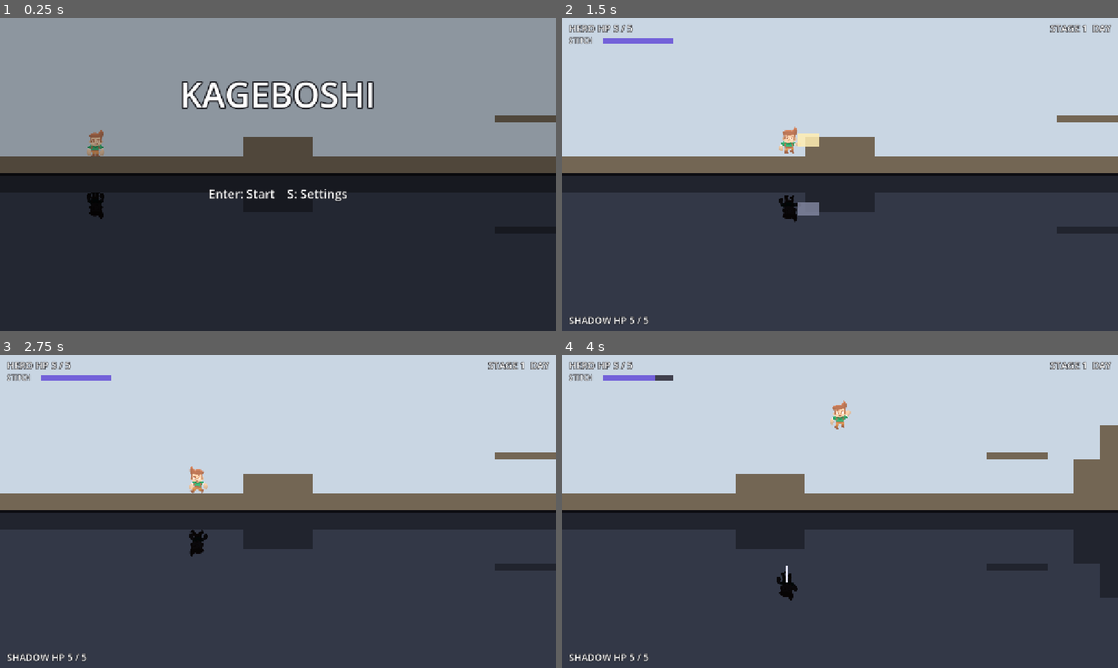
Above: before the commit, frames 1-4 (two rows, left to right).
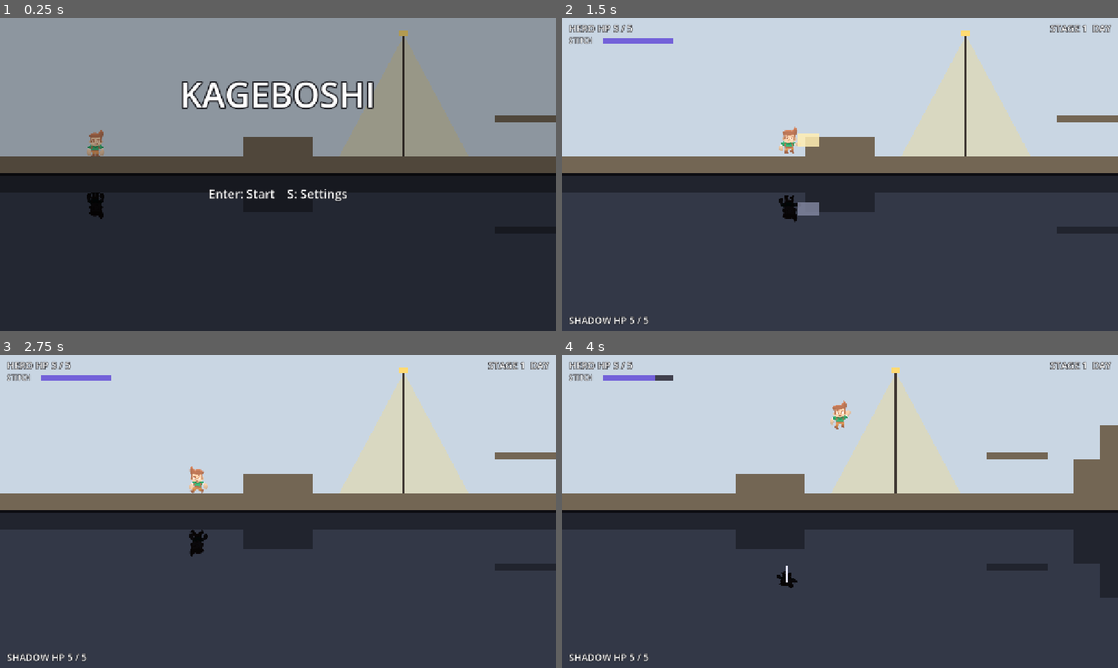
Above: after the commit, the same moments.

Repository: bannzai/kageboshi
Game: Godot game, scene res://scenes/main.tscn
Two runs of this game, one before a commit and one after it. Both use one fixed random seed, a clock stepped at 60 frames per second and the inputs below.
Inputs (mouse positions are in pixels of both pictures, inside the frame that each line leads up to):
- Up to frame 1 (0.25 s): no input
- Up to frame 2 (1.5 s): tap Enter (confirm) at 0.5 s; move the mouse to (962, 158) at 0.52 s; hold Right (move_right) from 0.53 s (still down); tap J (attack) at 0.6, 1.35 s; click (962, 158) at 0.67 s; tap Space (jump) at 0.77 s; move the mouse to (728, 190) at 1.27 s
- Up to frame 3 (2.75 s): tap Space (jump) at 1.52 s; move the mouse to (333, 442) at 2.02 s; release Right (move_right) at 2.03 s; hold Left (move_left) from 2.03 s (still down); tap Enter (confirm) at 2.1 s; tap J (attack) at 2.3 s
- Up to frame 4 (4 s): move the mouse to (812, 574) at 2.77 s; release Left (move_left) at 2.78 s; hold Right (move_right) from 2.78 s (still down); tap L (pin_hero) at 2.85 s; click (812, 574) at 2.92 s; tap Space (jump) at 3.02, 3.77 s; tap J (attack) at 3.05, 3.8 s; move the mouse to (1006, 558) at 3.52 s; hold K (pin_shadow) from 3.53 s (still down)

The runs differ from the first frame. In frame 1, 0.2% of the frame differs, in the area x 71-74%, y 4-45%; in frame 2, 4.5%; in frame 3, 4.5%; in frame 4, 4.7%, in the area x 38-72%, y 4-79%.

Commit message:
光源の影響を物理どおりにする: 影を鏡写しにせず、光源から遠ざかる向きに伸ばす
- scripts/light.gd: 鏡写し (shadow_center_x) と向きの反転 (shadow_direction) を廃止し、影響範囲を光源の左右
  zone の幅にする。影が伸びる向き (stretch_direction) と、光源から遠ざかる向きを向いた時だけ倍率を掛ける
  攻撃のリーチの倍率 (reach_scale_at) を足す。光源の真下は倍率 1
- scripts/main.gd: 影の足元は影響範囲でも主人公の真下のまま。影の向きは主人公と同じ。光の三角形を光源の
  両側に描く。反転区間の範囲 (shadow_reverse_range) を、影響範囲で主人公が動く範囲 (light_zone_range) に置き換える
- scripts/stages.gd: 両側が影響範囲になるため、各ステージの光源の位置と zone を、地形と敵の往復の範囲に
  重ならない平らな所へ置き直す

Diff:
--- a/scripts/light.gd
+++ b/scripts/light.gd
@@ -1,10 +1,10 @@
 extends RefCounted
-## 光源による影のずれの計算。光源は scripts/stage.gd の LIGHTS の形 ({"x", "height", "zone"}) で渡す。
-## 主人公の体の中心が光源をまたいだ先の反転区間にいる間だけ、影の左右の動きが主人公と逆になり (光源の x を軸に
-## 折り返す)、光源の高さで決まる倍率で影の移動量・見た目の長さ・攻撃のリーチが伸び縮みする。
-## 反転区間の外では影は主人公と同期する (反転区間を抜けた時点で影は主人公の真下へ戻る)。
+## 光源による影の伸び縮みの計算。光源は scripts/stage.gd の LIGHTS の形 ({"x", "height", "zone"}) で渡す。
+## 主人公の体の中心が光源の左右 zone の幅 (影響範囲) にいる間だけ、影は光源から遠ざかる向きに伸び、光源の高さで
+## 決まる倍率で影の見た目の長さと、光源から遠ざかる向きへの攻撃のリーチが伸び縮みする。光源に近づく向きへの攻撃の
+## リーチと、光源の真下の影は主人公と同じ。影の足元の位置と向きは影響範囲の中でも主人公と同期したまま変わらない。
 
-## 倍率 1 (主人公と同じ移動量・長さ・リーチ) になる光源の高さ (px)。上の画面の地面から上端までの高さ (320 px) の
+## 倍率 1 (主人公と同じ長さ・リーチ) になる光源の高さ (px)。上の画面の地面から上端までの高さ (320 px) の
 ## 半分にし、画面に描ける光源の高さの中央を基準にする。上端近くの高い光源で約 0.5 倍、地面近くの低い光源で 2 倍になる
 const STANDARD_HEIGHT: float = 160.0
 ## 倍率の下限。上の画面の上端 (地面から 320 px) の光源の倍率で、これより高い光源 (真上の光源) でも影の攻撃のリーチが
@@ -15,41 +15,42 @@
 const MAX_SCALE: float = 2.0
 
 
-## 主人公の体の中心が hero_center_x の時、x が light_x の光源のどちら側にいるか (-1 = 左、1 = 右)。
-## 光源の真下は、またいだ側 (右) とする
+## 主人公の体の中心が hero_center_x の時、x が light_x の光源のどちら側にいるか (-1 = 左、1 = 右、0 = 真下)。
+## 影はこの向き (光源から遠ざかる向き) に伸びる
 static func side_of(light_x: float, hero_center_x: float) -> float:
-	return 1.0 if hero_center_x >= light_x else -1.0
+	return signf(hero_center_x - light_x)
 
 
-## lights のうち、主人公の体の中心が hero_center_x の時にその反転区間 (光源の x から右へ zone の幅) に主人公がいる光源。
-## どの反転区間にもいなければ空
+## lights のうち、主人公の体の中心が hero_center_x の時にその影響範囲 (光源の x から左右へ zone の幅) に主人公が
+## いる光源。どの影響範囲にもいなければ空
 static func active_light(hero_center_x: float, lights: Array[Dictionary]) -> Dictionary:
 	for light: Dictionary in lights:
-		if side_of(light["x"], hero_center_x) > 0.0 and hero_center_x < light["x"] + light["zone"]:
+		if absf(hero_center_x - light["x"]) < light["zone"]:
 			return light
 	return {}
 
 
-## 地面からの高さが height (px) の光源の、影の移動量・見た目の長さ・攻撃のリーチに掛ける倍率。低い光源ほど大きい
+## 地面からの高さが height (px) の光源の、影の見た目の長さ・攻撃のリーチに掛ける倍率。低い光源ほど大きい
 static func shadow_scale(height: float) -> float:
 	return clampf(STANDARD_HEIGHT / height, MIN_SCALE, MAX_SCALE)
 
 
-## 主人公の体の中心が hero_center_x の時の影の倍率。反転区間の外は 1
-static func shadow_scale_at(hero_center_x: float, lights: Array[Dictionary]) -> float:
+## 主人公の体の中心が hero_center_x の時に影が伸びる向き (-1 = 左、1 = 右)。影響範囲の外と光源の真下では 0
+static func stretch_direction(hero_center_x: float, lights: Array[Dictionary]) -> float:
 	var light: Dictionary = active_light(hero_center_x, lights)
-	return 1.0 if light.is_empty() else shadow_scale(light["height"])
+	return 0.0 if light.is_empty() else side_of(light["x"], hero_center_x)
 
 
-## 主人公の体の中心が hero_center_x の時の、主人公に対する影の左右の向き (1 = 同じ、-1 = 逆)
-static func shadow_direction(hero_center_x: float, lights: Array[Dictionary]) -> float:
-	return 1.0 if active_light(hero_center_x, lights).is_empty() else -1.0
+## 主人公の体の中心が hero_center_x の時の影の見た目の長さの倍率。影響範囲の外と光源の真下では 1
+static func shadow_scale_at(hero_center_x: float, lights: Array[Dictionary]) -> float:
+	if stretch_direction(hero_center_x, lights) == 0.0:
+		return 1.0
+	return shadow_scale(active_light(hero_center_x, lights)["height"])
 
 
-## 主人公の体の中心が hero_center_x の時の影の体の中心の x。反転区間では、主人公が光源から右へ離れた距離に倍率を
-## 掛けて光源の左へ写す (光源をまたいだ瞬間は主人公と同じ位置で、そこから逆へ動く)。反転区間の外は主人公と同じ
-static func shadow_center_x(hero_center_x: float, lights: Array[Dictionary]) -> float:
-	var light: Dictionary = active_light(hero_center_x, lights)
-	if light.is_empty():
-		return hero_center_x
-	return light["x"] - (hero_center_x - light["x"]) * shadow_scale(light["height"])
+## 主人公の体の中心が hero_center_x で facing (-1 = 左、1 = 右) を向いている時の影の攻撃のリーチの倍率。
+## 影が伸びる向き (光源から遠ざかる向き) を向いている時だけ影の長さの倍率で、それ以外は 1
+static func reach_scale_at(hero_center_x: float, facing: float, lights: Array[Dictionary]) -> float:
+	if facing != stretch_direction(hero_center_x, lights):
+		return 1.0
+	return shadow_scale_at(hero_center_x, lights)
--- a/scripts/main.gd
+++ b/scripts/main.gd
@@ -1,8 +1,8 @@
 extends Node2D
 ## 上下 2 画面の横スクロール。上の画面に主人公と地形、下の画面に影と同じ形の地形を置き、
 ## 1 台のカメラで上下を同じ横スクロール量で映す。下の画面は仕切り線を軸に上下逆さまに描き、主人公と影が足元を
-## 向かい合わせる (bottom_lane)。影は主人公と同じ動き・同じ攻撃をし、光源をまたいだ先の反転区間でだけ
-## 左右の動きが逆になり、光源の高さで伸び縮みする (scripts/light.gd)。
+## 向かい合わせる (bottom_lane)。影は主人公と同じ動き・同じ攻撃をし、光源の左右の影響範囲では光源から遠ざかる
+## 向きに、光源の高さで決まる倍率だけ伸び縮みする (scripts/light.gd)。
 ## 影縫いで影か主人公を縫い止めると上下の位置がずれ、引き寄せで同期に戻る (scripts/shadow_stitch.gd)。
 ## 敵 (地面を歩く敵と空を飛ぶ敵) は上下どちらの画面にも出て、上の画面の敵が主人公に触れると主人公の体力、
 ## 下の画面の敵が影に触れると影の体力 (GameState) が減る。
@@ -17,7 +17,7 @@
 const Stage := preload("res://scripts/stage.gd")
 ## ステージごとの BGM
 const StageBgm := preload("res://scripts/stage_bgm.gd")
-## 光源による影の反転と倍率の計算
+## 光源による影の伸び縮みの計算
 const Light := preload("res://scripts/light.gd")
 ## 主人公のスクリプト (体の大きさ・攻撃の範囲と 1 物理フレームの進め方)
 const Hero := preload("res://scripts/hero.gd")
@@ -54,9 +54,9 @@
 const SYNC_EFFECT_TIME: float = 0.6
 ## 光源の柱の色
 const LAMP_POST_COLOR: Color = Color(0.25, 0.22, 0.2, 1.0)
-## 光源の灯りと、反転区間を照らす光の色
+## 光源の灯りと、影響範囲を照らす光の色
 const LAMP_LIGHT_COLOR: Color = Color(1.0, 0.86, 0.45, 1.0)
-## 上の画面で反転区間を照らす光の不透明度 (地形・敵が透けて見える薄さにする)
+## 上の画面で影響範囲を照らす光の不透明度 (地形・敵が透けて見える薄さにする)
 const LAMP_BEAM_ALPHA: float = 0.3
 ## ゴールの目印の色
 const GOAL_COLOR: Color = Color(1.0, 0.82, 0.25, 0.45)
@@ -131,7 +131,7 @@
 @onready var top_terrain: Node2D = $TopTerrain
 ## 下の画面の地形 (見た目だけ) を入れる親。上の画面 1 つ分下にずらしてある
 @onready var bottom_terrain: Node2D = $BottomLane/BottomTerrain
-## 上の画面の光源と反転区間を照らす光 (見た目だけ) を入れる親
+## 上の画面の光源と影響範囲を照らす光 (見た目だけ) を入れる親
 @onready var lights: Node2D = $Lights
 ## 敵を入れる親。Combat.Lane で引く (上の画面の敵は Enemies、下の画面の敵は BottomLane/Enemies)
 @onready var lane_enemies: Array[Node2D] = [$Enemies as Node2D, $BottomLane/Enemies as Node2D]
@@ -302,15 +302,19 @@
 	return rect
 
 
-## ステージの光源 (Stage.lights) ごとに、上の画面に光源 (柱と灯り) と反転区間を照らす光を置く (反転区間の予兆)。
-## 主人公は画面の中央にいるため、反転区間は入る半画面前から見える
+## ステージの光源 (Stage.lights) ごとに、上の画面に光源 (柱と灯り) と、光源の左右の影響範囲を照らす光を置く
+## (影響範囲の予兆)。主人公は画面の中央にいるため、影響範囲は入る半画面前から見える
 func _build_lights() -> void:
 	for light: Dictionary in stage.lights:
 		var x: float = light["x"]
 		var lamp_y: float = Stage.GROUND_Y - light["height"]
 		var beam: Polygon2D = Polygon2D.new()
 		beam.polygon = PackedVector2Array(
-			[Vector2(x, lamp_y), Vector2(x, Stage.GROUND_Y), Vector2(x + light["zone"], Stage.GROUND_Y)]
+			[
+				Vector2(x, lamp_y),
+				Vector2(x - light["zone"], Stage.GROUND_Y),
+				Vector2(x + light["zone"], Stage.GROUND_Y)
+			]
 		)
 		beam.color = Color(LAMP_LIGHT_COLOR, LAMP_BEAM_ALPHA)
 		lights.add_child(beam)
@@ -347,7 +351,7 @@
 
 ## 主人公が動いた後の影のずれを、縫い止め・引き寄せに合わせて進める。同期している間はゲージを回復する
 func _move_shadow_offset(direction: float, delta: float) -> void:
-	var synced: Vector2 = shadow_position(hero.position, stage.lights)
+	var synced: Vector2 = shadow_position(hero.position)
 	match pin:
 		ShadowStitch.Pin.SHADOW:
 			shadow_offset = ShadowStitch.pinned_offset(pinned_position, synced, stage.width)
@@ -364,15 +368,15 @@
 				game_state.recover_gauge(delta)
 
 
-## 影の位置・長さ・向き・姿・攻撃は、主人公と主人公がいる反転区間の光源から導いた同期中の影に、影縫いのずれを
+## 影の位置・長さ・姿・攻撃は、主人公と主人公がいる影響範囲の光源から導いた同期中の影に、影縫いのずれを
 ## 足して導く (.claude/rules/shadow-position-derived-from-hero.md)。影の体の見た目は主人公の体の見た目と同じ
-## アニメーションの同じ枚目を、影の体の矩形の足元の中央に置き、高さを矩形の高さに合わせて伸び縮みさせる
+## アニメーションの同じ枚目を同じ向きで、影の体の矩形の足元の中央に置き、高さを矩形の高さに合わせて伸び縮みさせる
 func _sync_shadow() -> void:
-	shadow.position = shadow_position(hero.position, stage.lights) + shadow_offset
+	shadow.position = shadow_position(hero.position) + shadow_offset
 	var body: Rect2 = shadow_body_rect(hero.position, stage.lights, shadow_offset)
 	shadow_body.position = Vector2(body.get_center().x, body.end.y) - shadow.position
 	shadow_body.scale = Vector2(hero.body.scale.x, hero.body.scale.y * body.size.y / Hero.SIZE.y)
-	shadow_body.flip_h = shadow_facing(hero.position, hero.facing, stage.lights) < 0.0
+	shadow_body.flip_h = hero.facing < 0.0
 	shadow_body.animation = hero.body.animation
 	shadow_body.frame = hero.body.frame
 	var attack: Rect2 = shadow_attack_area(hero.position, hero.facing, stage.lights, shadow_offset)
@@ -548,26 +552,21 @@
 	return "    ".join(parts)
 
 
-## 体の左上が hero_position の主人公の、光源が lights (Stage.lights の形) のステージでの同期中の影の位置
-## (伸び縮みさせる前の、主人公と同じ大きさの体の左上)。上の画面 1 つ分下で、横は主人公の体の中心を
-## Light.shadow_center_x() で写した位置 (反転区間の外は主人公と同じ)。
+## 体の左上が hero_position の主人公の同期中の影の位置 (伸び縮みさせる前の、主人公と同じ大きさの体の左上)。
+## 主人公の上の画面 1 つ分下で、光源の影響範囲でも変わらない。
 ## 影縫いでずれている間の影は、ここから shadow_offset だけ離れる
-static func shadow_position(hero_position: Vector2, lights: Array[Dictionary]) -> Vector2:
-	var half_width: float = Hero.SIZE.x / 2.0
-	return Vector2(
-		Light.shadow_center_x(hero_position.x + half_width, lights) - half_width,
-		hero_position.y + SCREEN_HEIGHT
-	)
-
-
-## 体の左上が hero_position の主人公の、光源が lights のステージで影縫いのずれが offset の影の体の矩形。
-## 足元と横位置は shadow_position() から offset だけ離れた体と同じで、高さを主人公がいる光源の倍率で伸び縮みさせる
-## (敵との接触もこの矩形で判定する)。offset の既定の ZERO は影縫いでずれていない同期中の影を表し、
+static func shadow_position(hero_position: Vector2) -> Vector2:
+	return hero_position + Vector2(0.0, SCREEN_HEIGHT)
+
+
+## 体の左上が hero_position の主人公の、光源が lights (Stage.lights の形) のステージで影縫いのずれが offset の
+## 影の体の矩形。足元と横位置は shadow_position() から offset だけ離れた体と同じで、高さを主人公がいる光源の倍率で
+## 伸び縮みさせる (敵との接触もこの矩形で判定する)。offset の既定の ZERO は影縫いでずれていない同期中の影を表し、
 ## 同期中の影だけを確かめる検証 (scripts/dev/selfcheck.gd の光源の検証) から省いて呼べるようにする
 static func shadow_body_rect(
 	hero_position: Vector2, lights: Array[Dictionary], offset: Vector2 = Vector2.ZERO
 ) -> Rect2:
-	var at: Vector2 = shadow_position(hero_position, lights) + offset
+	var at: Vector2 = shadow_position(hero_position) + offset
 	var height: float = (
 		Hero.SIZE.y * Light.shadow_scale_at(hero_position.x + Hero.SIZE.x / 2.0, lights)
 	)
@@ -575,35 +574,28 @@
 
 
 ## 体の左上が hero_position で hero_facing を向いている主人公の、光源が lights のステージで影縫いのずれが
-## offset の影の攻撃の範囲。影の体 (shadow_position() から offset だけ離れた位置) から出る。反転区間では主人公と
-## 逆を向き、リーチは光源の倍率で伸び縮みする。高さは主人公と同じ (足元から同じ高さに出て、地面に立つ敵に届く)。
-## offset の既定の ZERO の意図は shadow_body_rect() と同じ
+## offset の影の攻撃の範囲。影の体 (shadow_position() から offset だけ離れた位置) から主人公と同じ向きに出て、
+## 光源から遠ざかる向きを向いている時だけリーチが光源の倍率で伸び縮みする。高さは主人公と同じ (足元から同じ高さに
+## 出て、地面に立つ敵に届く)。offset の既定の ZERO の意図は shadow_body_rect() と同じ
 static func shadow_attack_area(
 	hero_position: Vector2,
 	hero_facing: float,
 	lights: Array[Dictionary],
 	offset: Vector2 = Vector2.ZERO
 ) -> Rect2:
+	var center_x: float = hero_position.x + Hero.SIZE.x / 2.0
 	return Hero.attack_area(
-		shadow_position(hero_position, lights) + offset,
-		shadow_facing(hero_position, hero_facing, lights),
-		Hero.ATTACK_REACH * Light.shadow_scale_at(hero_position.x + Hero.SIZE.x / 2.0, lights)
+		shadow_position(hero_position) + offset,
+		hero_facing,
+		Hero.ATTACK_REACH * Light.reach_scale_at(center_x, hero_facing, lights)
 	)
 
 
-## 体の左上が hero_position で hero_facing を向いている主人公の、光源が lights のステージでの影の向き
-## (-1 = 左、1 = 右)。反転区間では主人公と逆を向く
-static func shadow_facing(
-	hero_position: Vector2, hero_facing: float, lights: Array[Dictionary]
-) -> float:
-	return hero_facing * Light.shadow_direction(hero_position.x + Hero.SIZE.x / 2.0, lights)
-
-
-## light (Stage.lights の要素) の反転区間で、影の体の中心が逆へ動く範囲の下の画面の矩形 (地面より上)。
-## 光源の x から左へ、反転区間の幅に光源の倍率を掛けた幅
-static func shadow_reverse_range(light: Dictionary) -> Rect2:
-	var width: float = light["zone"] * Light.shadow_scale(light["height"])
-	return Rect2(light["x"] - width, SCREEN_HEIGHT, width, Stage.GROUND_Y)
+## light (Stage.lights の要素) の影響範囲に主人公の体の中心がある間に、主人公の体が動く上の画面の範囲 (地面より上)。
+## 光源の x から左右へ zone の幅に、主人公の体の幅の半分ずつを足した幅
+static func light_zone_range(light: Dictionary) -> Rect2:
+	var half_width: float = light["zone"] + Hero.SIZE.x / 2.0
+	return Rect2(light["x"] - half_width, 0.0, half_width * 2.0, Stage.GROUND_Y)
 
 
 ## 主人公の中心が hero_center_x の時の、横幅 stage_width のステージの横スクロール量。主人公を画面の中央に置き、
--- a/scripts/stage.gd
+++ b/scripts/stage.gd
@@ -32,9 +32,9 @@
 ## 置く。空を飛ぶ敵は、地形とその上に立つ主人公に触れず、地上の敵と往復の範囲が重ならない所に置く
 var spawns: Array[Dictionary] = []
 ## 光源 (松明・街灯)。x の昇順に並べる。x は光源の位置、height は地面からの光源の高さ (scripts/light.gd の
-## shadow_scale() で影の倍率になる)、zone は光源をまたいだ先 (右) の反転区間の幅。反転区間どうしは重ならないように置く。
-## 高い地形から跳ぶと伸びた影の頭が下の画面の下端を越え、段差のそばでは逆へ動いた影が下の画面の段差に重なるため、
-## 主人公と影が反転区間で動く範囲は地面だけの平らな所にする
+## shadow_scale() で影の倍率になる)、zone は光源の左右それぞれの影響範囲の幅。影響範囲どうしは重ならないように置く。
+## 高い地形から跳ぶと伸びた影の頭が下の画面の下端を越えるため、主人公が影響範囲で動く範囲 (main.gd の
+## light_zone_range()) は地面だけの平らな所にし、敵の往復の範囲とも重ねない
 var lights: Array[Dictionary] = []
 
 
--- a/scripts/stages.gd
+++ b/scripts/stages.gd
@@ -1,6 +1,6 @@
 extends RefCounted
 ## 遊ぶ順 (昼 → 夕方 → 夜) に並べたステージ。昼は高い光源だけで影が縮み、夕方は低い光源だけで影が伸び、
-## 夜は高さの違う光源が点在して反転区間ごとに影が伸び縮みする。ステージ 1 本の形は scripts/stage.gd。
+## 夜は高さの違う光源が点在して影響範囲ごとに影が伸び縮みする。ステージ 1 本の形は scripts/stage.gd。
 
 ## ステージ 1 本の定義
 const Stage := preload("res://scripts/stage.gd")
@@ -40,10 +40,11 @@
 	{"x": 2500.0, "floor_y": Stage.GROUND_Y, "lane": Combat.Lane.BOTTOM, "patrol": 200.0},
 	{"x": 3000.0, "floor_y": Stage.GROUND_Y, "lane": Combat.Lane.BOTTOM, "patrol": 240.0},
 ]
-## 昼の光源。どちらも高い街灯で、影が縮む
+## 昼の光源。どちらも高い街灯で、影が縮む。1 本目は最初の段差と足場の間、2 本目は x = 2500 と x = 3000 の敵の
+## 往復の間の平らな所に置く
 const DAY_LIGHTS: Array[Dictionary] = [
-	{"x": 2300.0, "height": 280.0, "zone": 200.0},
-	{"x": 2700.0, "height": 300.0, "zone": 160.0},
+	{"x": 930.0, "height": 280.0, "zone": 150.0},
+	{"x": 2646.0, "height": 300.0, "zone": 90.0},
 ]
 
 ## 夕方の地形。x = 1300 と x = 1380 の 2 段を続けて登る
@@ -79,8 +80,8 @@
 ]
 ## 夕方の光源。どちらも低い松明で、影が伸びる
 const EVENING_LIGHTS: Array[Dictionary] = [
-	{"x": 1800.0, "height": 96.0, "zone": 160.0},
-	{"x": 2400.0, "height": 80.0, "zone": 140.0},
+	{"x": 1956.0, "height": 96.0, "zone": 150.0},
+	{"x": 2486.0, "height": 80.0, "zone": 110.0},
 ]
 
 ## 夜の地形。x = 1780 と x = 1900 の 2 段を続けて登る
@@ -117,10 +118,10 @@
 ]
 ## 夜の光源。高さの違う街灯と松明が点在し、影が縮む区間と伸びる区間が交互に来る
 const NIGHT_LIGHTS: Array[Dictionary] = [
-	{"x": 900.0, "height": 200.0, "zone": 140.0},
-	{"x": 1500.0, "height": 120.0, "zone": 140.0},
-	{"x": 2200.0, "height": 240.0, "zone": 160.0},
-	{"x": 2800.0, "height": 100.0, "zone": 140.0},
+	{"x": 896.0, "height": 200.0, "zone": 120.0},
+	{"x": 1455.0, "height": 120.0, "zone": 140.0},
+	{"x": 2190.0, "height": 240.0, "zone": 140.0},
+	{"x": 2756.0, "height": 100.0, "zone": 140.0},
 ]
 
 
